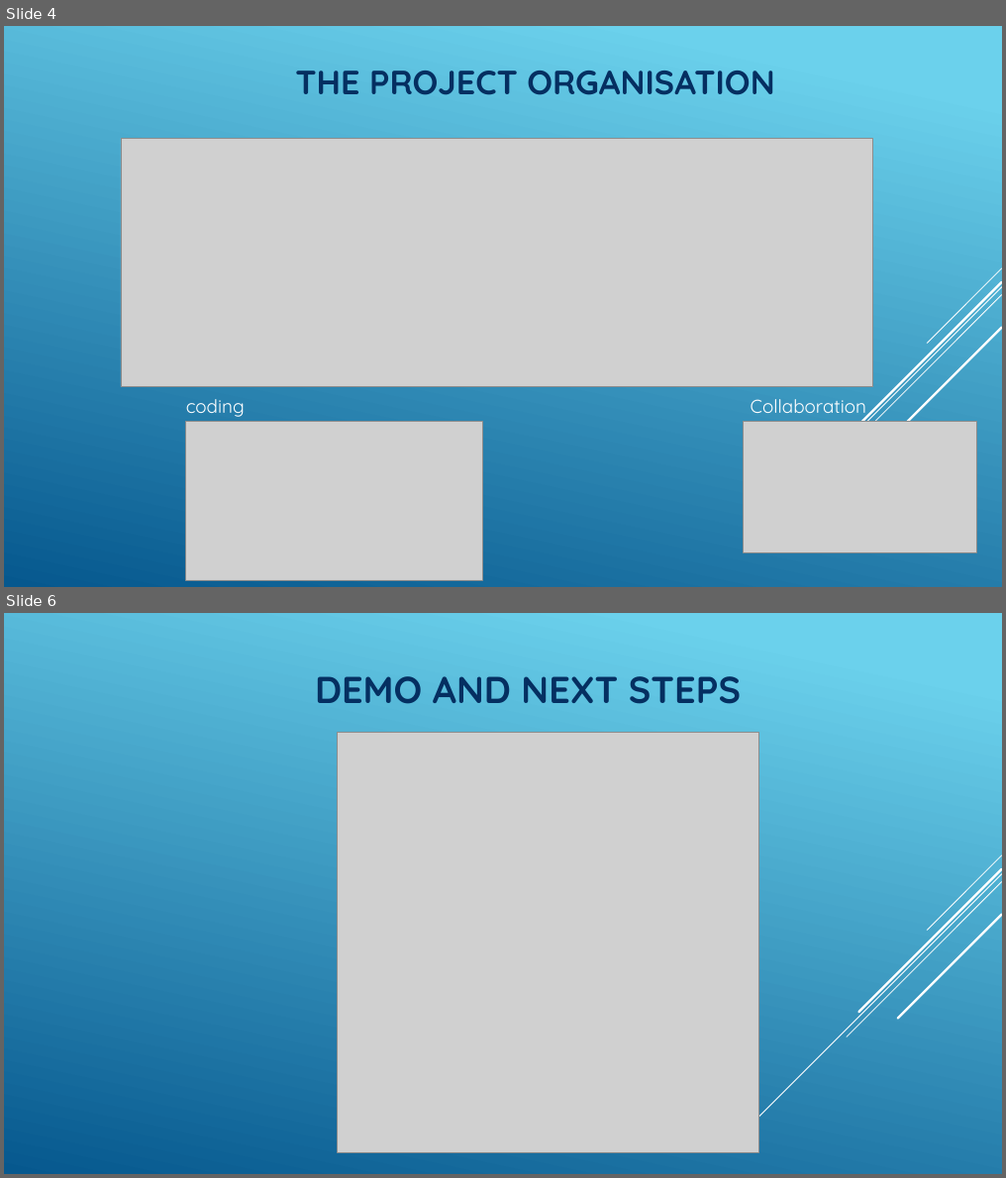
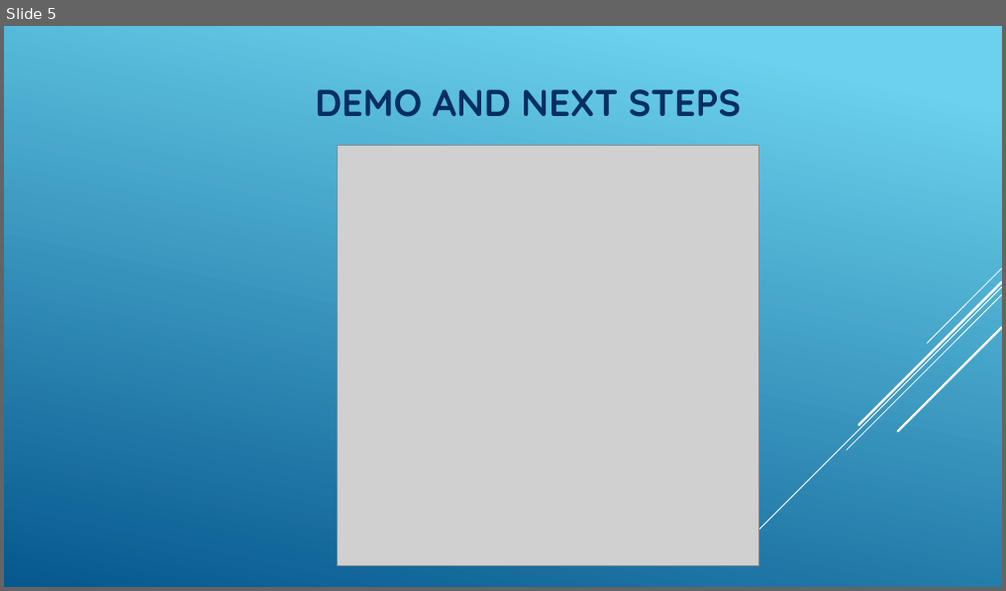
Before and after one commit to CherubiniArt/mini_project_m05, a slide deck: doc/project_status_21_09_2020.pptx. Shown one above the other, each under a label of ours: slides 4 and 6 before the commit, slide 5 after it; the slides between them are not shown. The pictures are 1006x1178 and 1006x591 pixels, drawn with LibreOffice and Linux fonts; fonts in the diff are those of the drawing; grey boxes stand for pictures. Boxes give left, top, right and bottom in pixels: in the first picture for what was removed or moved away, otherwise in the second. Text is boxed around its words. In the diff, an @@ line names an element or a change of style, - is before the commit and + after.

```diff
--- a/doc/project_status_21_09_2020.pptx
+++ b/doc/project_status_21_09_2020.pptx
@@ slide 4 removed at [4, 26, 1002, 587], background gradient #6ED2EB to #06588E; not listed: 5 template elements that a slide beside it also shows @@
@@ title removed at [295, 71, 774, 95] @@
-THE PROJECT ORGANISATION
@@ picture removed at [121, 138, 873, 386] @@
@@ text removed at [186, 399, 245, 417] @@
-coding
@@ text removed at [750, 399, 866, 419] @@
-Collaboration
@@ picture removed at [186, 422, 482, 581] @@
@@ picture removed at [743, 422, 976, 553] @@
@@ what was slide 6 is now slide 5 @@
```
Also in this commit, not shown: 4 slides changed, 3 other slides removed.
